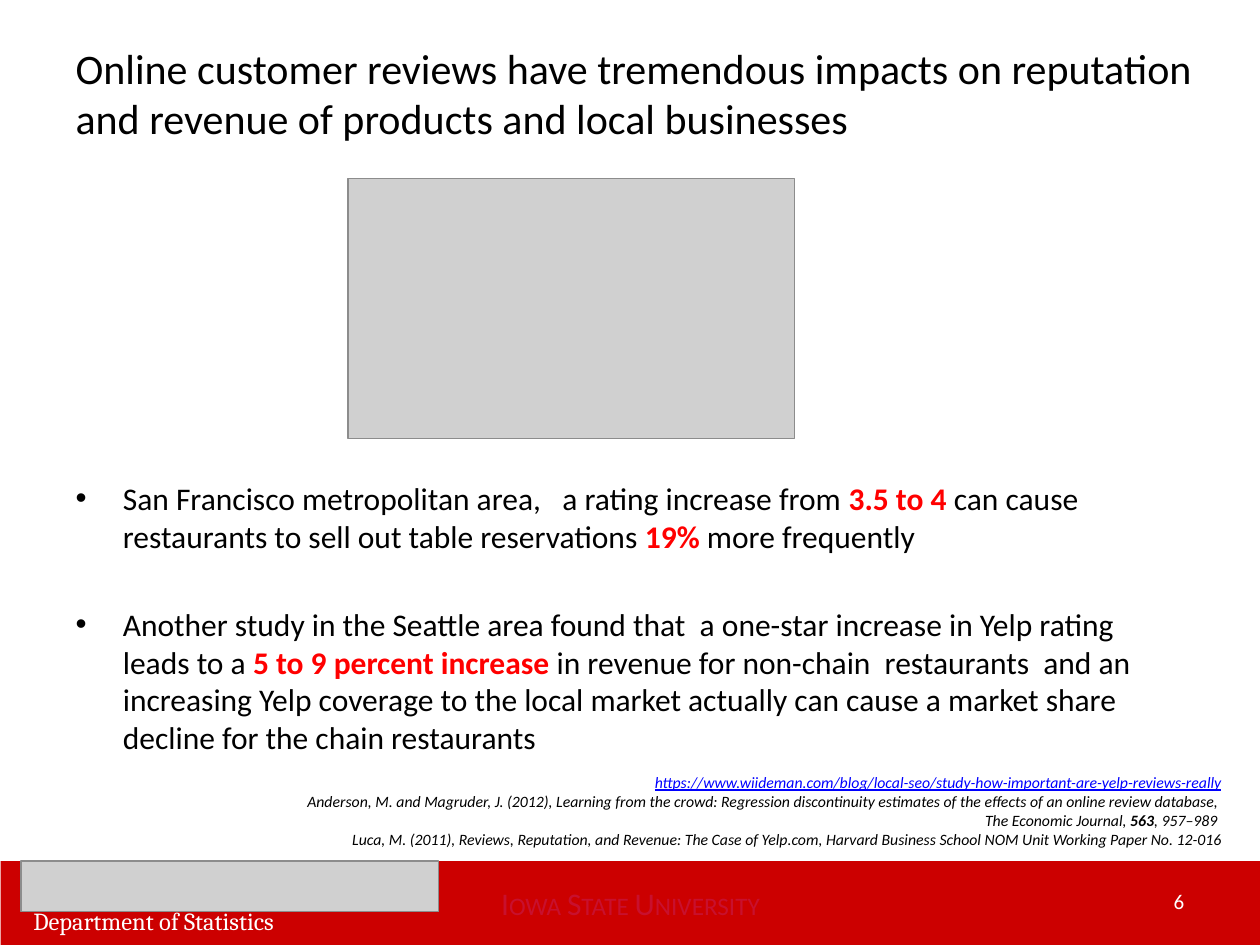
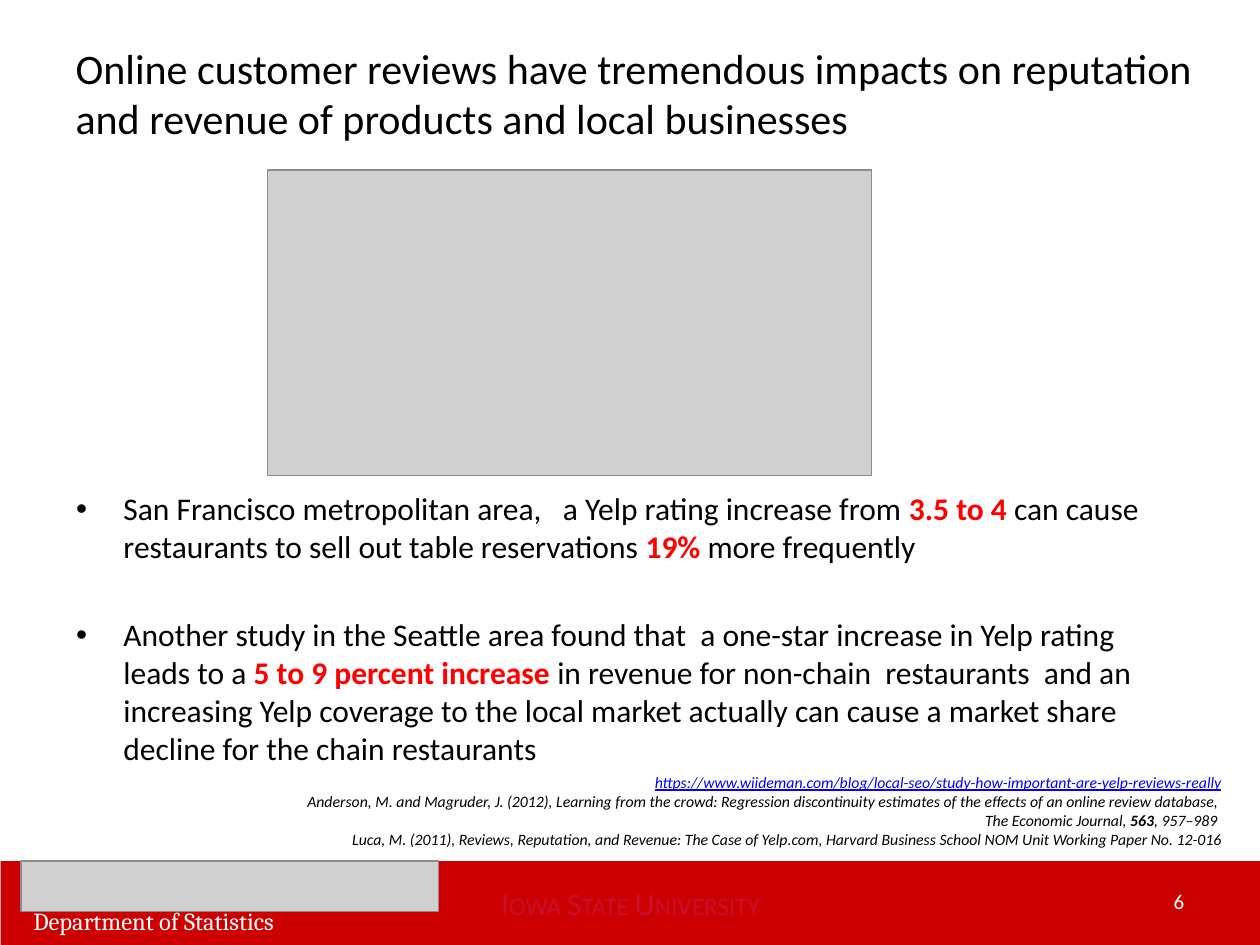
Before and after one commit to huwei95/Yelp_Text_Mining, a slide deck: slide 6 of Wei Hu Master of Statistics Final Oral Exam Apr 12.pptx. Drawn at 1260x945 pixels with LibreOffice and Linux fonts; fonts in the diff are those of the drawing; grey boxes stand for pictures. Boxes give left, top, right and bottom in pixels: in the first picture for what was removed or moved away, otherwise in the second. Text is boxed around its words. In the diff, an @@ line names an element or a change of style, - is before the commit and + after.

```diff
--- a/Wei Hu Master of Statistics Final Oral Exam Apr 12.pptx
+++ b/Wei Hu Master of Statistics Final Oral Exam Apr 12.pptx
@@ picture: place and size @@
-picture at [348,179,794,438]
+picture at [267,170,872,476]
@@ text "San Francisco metropolitan area, a ...": place and size @@
-text "San Francisco metropolitan area, a ..." at [123,488,1131,750]
+text "San Francisco metropolitan area, a ..." at [123,498,1139,761]
@@ text at [123,498,1139,563]: text changed @@
-• San Francisco metropolitan area, a rating increase from 3.5 to 4 can cause restaurants to sell out table reservations 19% more frequently
+• San Francisco metropolitan area, a Yelp rating increase from 3.5 to 4 can cause restaurants to sell out table reservations 19% more frequently
```
Also in this commit, not shown: 4 other slides changed.
